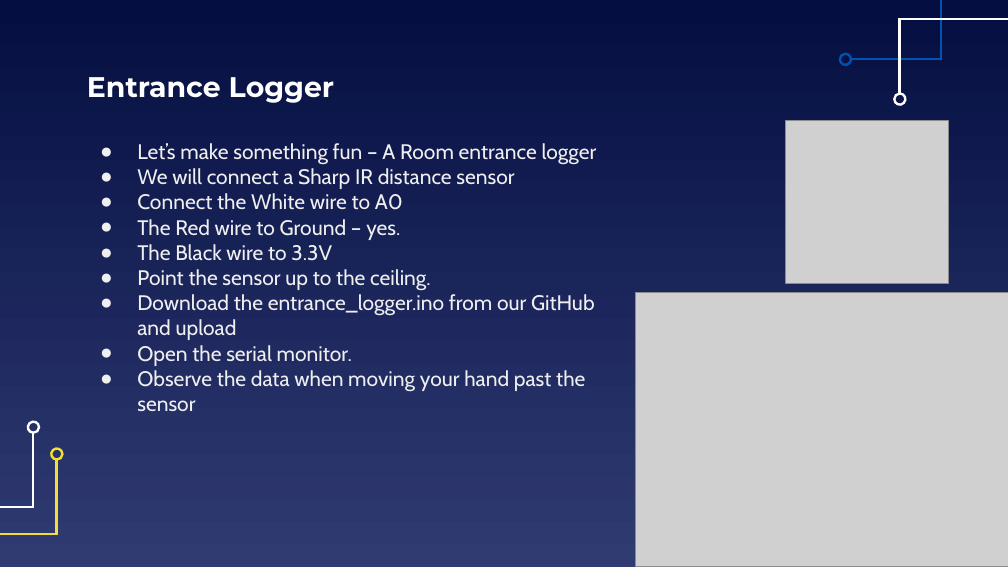
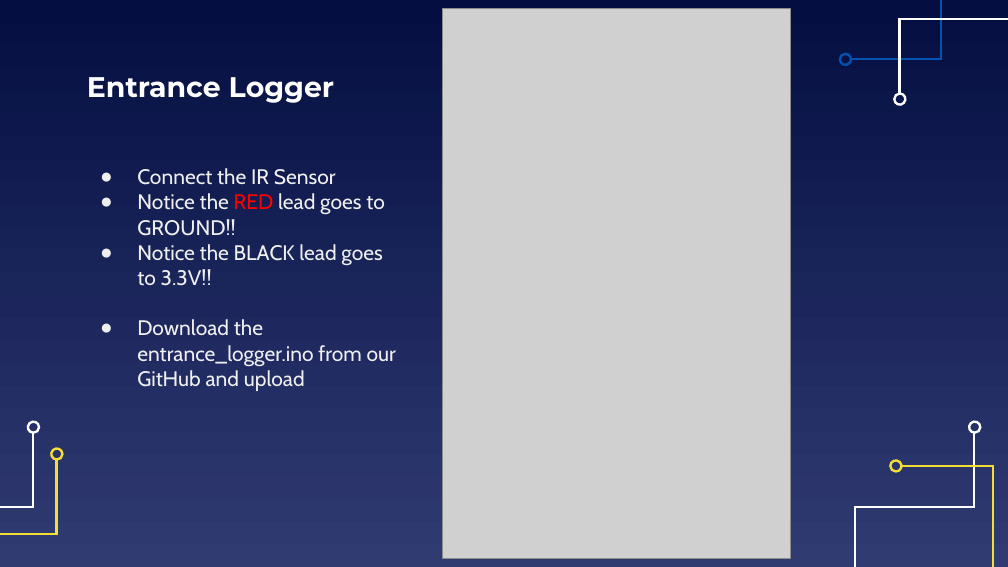
Before and after one commit to EELabMan/Arduino-11-Real-Time-Clocks-and-Datalogging, a slide deck: slide 17 of Data Logging2.pptx. Drawn at 1008x567 pixels with LibreOffice and Linux fonts; fonts in the diff are those of the drawing; grey boxes stand for pictures. Boxes give left, top, right and bottom in pixels: in the first picture for what was removed or moved away, otherwise in the second. Text is boxed around its words. In the diff, an @@ line names an element or a change of style, - is before the commit and + after.

```diff
--- a/Data Logging2.pptx
+++ b/Data Logging2.pptx
@@ picture added at (442, 9, 791, 559) @@
@@ picture removed at (786, 121, 948, 284) @@
@@ text at (137, 168, 385, 286): text changed @@
-● Let’s make something fun – A Room entrance logger
-● We will connect a Sharp IR distance sensor
-● Connect the White wire to A0
-● The Red wire to Ground – yes.
-● The Black wire to 3.3V
-● Point the sensor up to the ceiling.
+● Connect the IR Sensor
+● Notice the RED lead goes to GROUND!!
+● Notice the BLACK lead goes to 3.3V!!
@@ picture removed at (635, 292, 1008, 566) @@
@@ text at (137, 345, 585, 411): paragraphs removed @@
-● Open the serial monitor.
-● Observe the data when moving your hand past the sensor
@@ freeform shape added at (967, 420, 980, 433), outline #FFFFFF 2.25 pt @@
@@ freeform shape added at (891, 459, 904, 472), outline #F5DE34 2.25 pt @@
```
Also in this commit, not shown: 4 other slides changed, 1 slide added, 4 other files.
